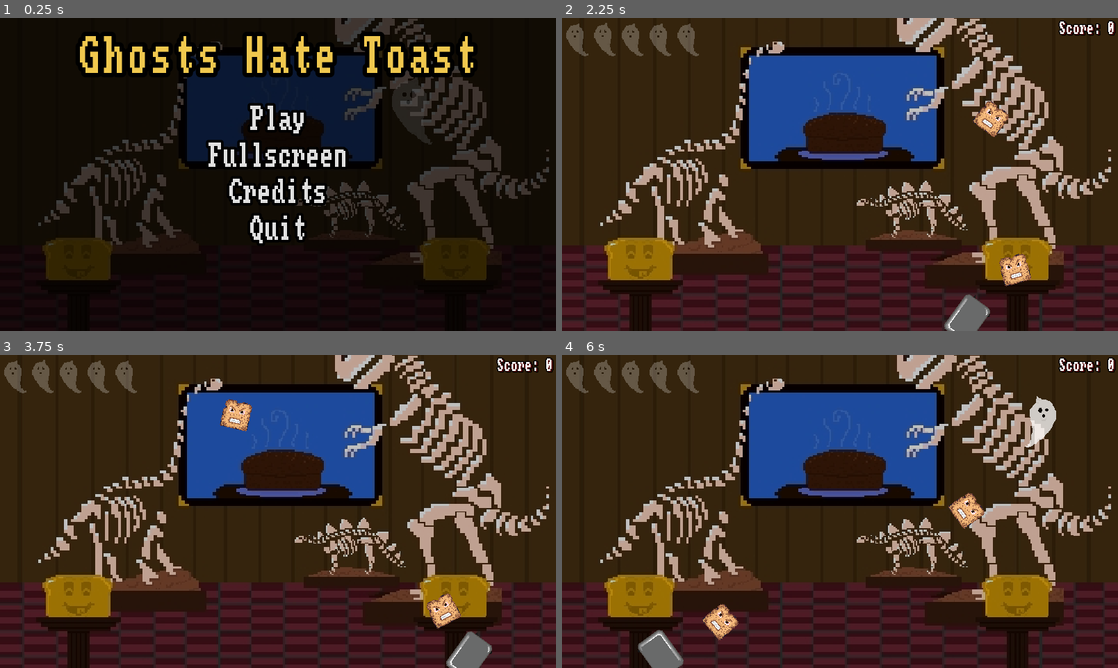
Above: before the commit, frames 1-4 (two rows, left to right).
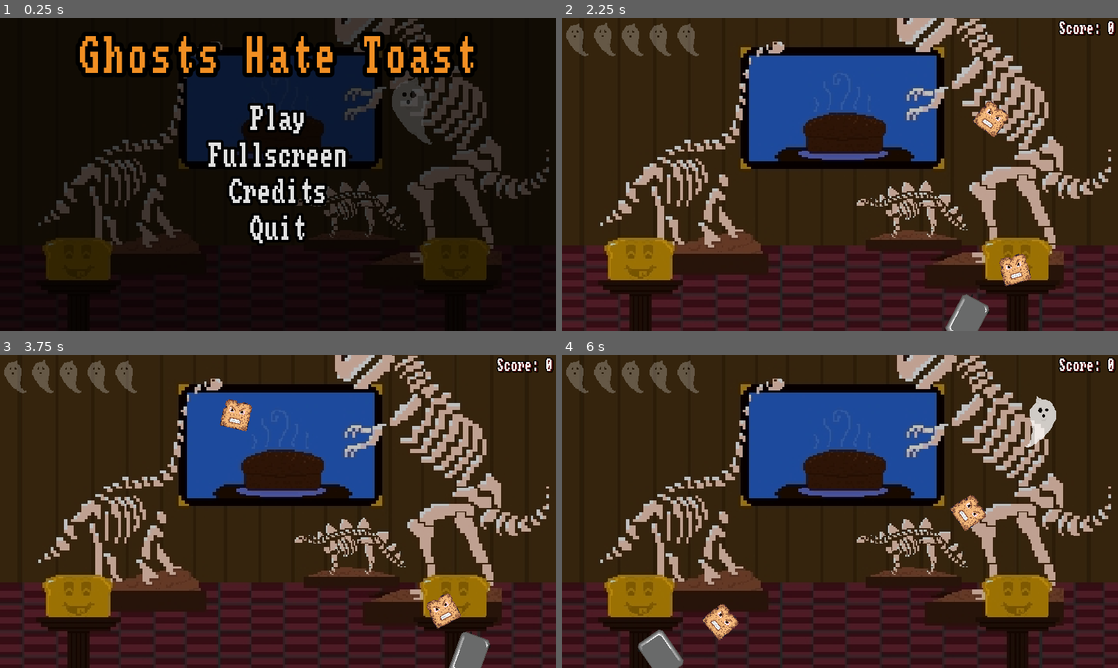
Above: after the commit, the same moments.

Repository: nisovin/GhostsHateToast
Game: Godot game, scene res://MainMenu.tscn
Two runs of this game, one before a commit and one after it. Both use one fixed random seed, a clock stepped at 60 frames per second and the inputs below.
Inputs (mouse positions are in pixels of both pictures, inside the frame that each line leads up to):
- Up to frame 1 (0.25 s): no input
- Up to frame 2 (2.25 s): click "Play" at 0.5 s; tap Enter at 1.25 s; move the mouse to (962, 158) at 1.27 s; hold D (move_right) 1.28-2.03 s; hold Space (fire) 1.28-2.03 s; move the mouse to (728, 190) at 2.02 s; hold A (move_left) from 2.03 s (still down); tap Space (fire) at 2.1 s
- Up to frame 3 (3.75 s): move the mouse to (333, 442) at 2.77 s; release A (move_left) at 2.78 s; hold Space (fire) 2.78-3.53 s; hold D (move_right) from 2.78 s (still down); tap Z at 2.85 s; move the mouse to (250, 574) at 3.52 s; tap Space (fire) at 3.6 s
- Up to frame 4 (6 s): move the mouse to (1006, 558) at 4.27 s; release D (move_right) at 4.28 s; hold Space (fire) 4.28-5.03 s; hold A (move_left) from 4.28 s (still down); move the mouse to (673, 464) at 5.02 s; tap Z at 5.1 s; tap Space (fire) at 5.3 s; move the mouse to (867, 511) at 5.77 s; hold Space (fire) from 5.78 s (still down)

The runs differ from the first frame. In frame 1, 2.6% of the frame differs, in the area x 14-86%, y 5-18%; in frame 2, 0.1%; in frame 3, 0.2%; in frame 4, 0.4%.

Commit message:
Release-ready

Diff:
--- a/project/Bread.gd
+++ b/project/Bread.gd
@@ -22,14 +22,7 @@
 
 func set_splitter():
 	splitter = true
-	modulate = Color.mediumpurple
-
-func set_dense():
-	damage *= 2
-	if splitter:
-		modulate = Color.purple
-	else:
-		modulate = Color.indianred
+	modulate = Color.cyan
 
 func _process(delta):
 	position += velocity * delta
--- a/project/G.gd
+++ b/project/G.gd
@@ -42,12 +42,12 @@
 }
 
 const powerup_database = [
-	{ "id": "two_slot", "weight": 12, "name": "Double Slot Toaster", "duration": 15 },
+	{ "id": "two_slot", "weight": 10, "name": "Double Slot Toaster", "duration": 15 },
 	{ "id": "triple", "weight": 3, "name": "Extra Toasters", "duration": 10 },
-	{ "id": "rapid_fire", "weight": 8, "name": "Quick Toast", "duration": 10 },
+	{ "id": "rapid_fire", "weight": 8, "name": "Quick Toast", "duration": 15 },
 	{ "id": "four_slot", "weight": 2, "name": "Quad Slot Toaster", "duration": 10 },
-	{ "id": "splitter", "weight": 5, "name": "Splitter Toast", "duration": 12 },
-	{ "id": "dense", "weight": 10, "name": "Bagels", "duration": 8 }
+	{ "id": "splitter", "weight": 5, "name": "Splitter Toast", "duration": 10 },
+	{ "id": "dense", "weight": 6, "name": "Bagels", "duration": 12 }
 ]
 
 const cheatcode_database = [
@@ -97,7 +97,7 @@
 	},
 	{ # small drop ghost
 		"sprite": 0,
-		"tint": Color.limegreen,
+		"tint": Color.blueviolet,
 		"weight": 10,
 		"after": 15,
 		"cd": 10,
@@ -129,7 +129,7 @@
 		"mult": 2.0,
 		"hp": 30,
 		"speed": 100,
-		"drop": 0.05,
+		"drop": 0.02,
 		"hurt_sounds": ["hurt4"],
 		"death_sounds": ["die1"]
 	},
@@ -137,11 +137,11 @@
 		"sprite": 2,
 		"weight": 10,
 		"after": 20,
-		"cd": 15,
+		"cd": 20,
 		"mult": 3,
 		"hp": 60,
 		"speed": 75,
-		"drop": 1,
+		"drop": 1.05,
 		"hurt_sounds": ["hurt5"],
 		"death_sounds": ["die3"]
 	},
@@ -152,9 +152,9 @@
 		"after": 30,
 		"cd": 30,
 		"mult": 6,
-		"hp": 150,
+		"hp": 120,
 		"speed": 50,
-		"drop": 1.5,
+		"drop": 1.4,
 		"hurt_sounds": ["hurt5"],
 		"death_sounds": ["die3"]
 	},
@@ -164,8 +164,8 @@
 		"weight": 3,
 		"after": 150,
 		"cd": 75,
-		"mult": 6,
-		"hp": 300,
+		"mult": 20,
+		"hp": 200,
 		"speed": 30,
 		"drop": 2,
 		"hurt_sounds": ["hurt5"],
--- a/project/Level.gd
+++ b/project/Level.gd
@@ -60,13 +60,13 @@
 	score += points
 	score_label.text = "Score: " + str(round(score))
 
-	if bread != null and not bread.free_kill and interval > 0.75:
+	if bread != null and not bread.free_kill and interval > 0.8:
 		if interval > 1.5:
-			interval -= 0.2 * mult
+			interval -= 0.2
 		else:
-			interval -= 0.1 * mult
-		if interval < 0.75:
-			interval = 0.75
+			interval -= 0.1
+		if interval < 0.8:
+			interval = 0.8
 
 	if ghost.data.has("drop"):
 		var drops = int(floor(ghost.data.drop))
@@ -81,7 +81,7 @@
 
 func spawn_powerup(position):
 	var powerup = G.Powerup.instance()
-	powerup.init(player.powerups)
+	powerup.init(player.powerups, get_tree().get_nodes_in_group("powerup"))
 	powerup.position = position
 	$ToastHolder.call_deferred("add_child", powerup)
 
--- a/project/Level.tscn
+++ b/project/Level.tscn
@@ -91,7 +91,7 @@
 one_shot = true
 
 [node name="DifficultyTimer" type="Timer" parent="."]
-wait_time = 45.0
+wait_time = 60.0
 autostart = true
 
 [node name="DeathZone" type="Area2D" parent="." groups=[
--- a/project/MainMenu.tscn
+++ b/project/MainMenu.tscn
@@ -67,7 +67,7 @@
 texture = ExtResource( 2 )
 
 [node name="Ghost" type="AnimatedSprite" parent="Node2D"]
-modulate = Color( 1, 1, 1, 0.341176 )
+modulate = Color( 1, 1, 1, 0.596078 )
 position = Vector2( 491.077, 111.685 )
 frames = SubResource( 7 )
 
@@ -84,7 +84,7 @@
 margin_top = 21.0
 margin_bottom = 83.0
 custom_fonts/font = SubResource( 8 )
-custom_colors/font_color = Color( 0.941176, 0.784314, 0.305882, 1 )
+custom_colors/font_color = Color( 0.945098, 0.560784, 0.137255, 1 )
 text = "Ghosts Hate Toast"
 align = 1
 __meta__ = {
--- a/project/Player.gd
+++ b/project/Player.gd
@@ -5,8 +5,8 @@
 const EDGE = 100
 const SPEED = 250
 const ROTATION_SPEED = 0.2
-const MIN_ROT = -PI * .80
-const MAX_ROT = -PI * .20
+const MIN_ROT = -PI * .90
+const MAX_ROT = -PI * .10
 const COOLDOWN_DURATION = 0.75
 
 var aim_mode = "M"
--- a/project/Powerup.gd
+++ b/project/Powerup.gd
@@ -4,16 +4,19 @@
 var rot_speed = 0
 var gone = false
 
-func init(player_has):
-	type = get_random_type(player_has)
+func init(player_has, falling_powerups):
+	type = get_random_type(player_has, falling_powerups)
 	rot_speed = rand_range(-3, 3)
-	print(rot_speed)
 
-func get_random_type(player_has):
+func get_random_type(player_has, falling_powerups):
 	var total = 0
 	var options = []
+	var falling = []
+	for f in falling_powerups:
+		if not f.gone and f.type:
+			falling.append(f.type.id)
 	for p in G.powerup_database:
-		if player_has[p.id] < p.duration / 2:
+		if player_has[p.id] < p.duration / 2 and not p.id in falling:
 			total += p.weight
 			options.append(p)
 	if options.size() == 0:
@@ -30,11 +33,12 @@
 func _process(delta):
 	if gone: return
 	position.y += 75 * delta
-	rotation += rot_speed * delta
+	#rotation += rot_speed * delta
 
 func _on_Powerup_area_entered(area):
 	if gone: return
 	gone = true
+	$CPUParticles2D.emitting = false
 	if area.is_in_group("deathzone"):
 		$Tween.interpolate_property(self, "global_position", global_position, global_position + Vector2(0, 50), 0.25, Tween.TRANS_QUAD, Tween.EASE_IN)
 		$Tween.interpolate_property(self, "modulate", Color.white, Color.transparent, 0.25)
--- a/project/Powerup.tscn
+++ b/project/Powerup.tscn
@@ -1,13 +1,55 @@
-[gd_scene load_steps=5 format=2]
+[gd_scene load_steps=15 format=2]
 
 [ext_resource path="res://Powerup.gd" type="Script" id=1]
 [ext_resource path="res://sounds/powerup_spawn.wav" type="AudioStream" id=2]
 [ext_resource path="res://sounds/powerup_pickup.wav" type="AudioStream" id=3]
+[ext_resource path="res://art/power_up.png" type="Texture" id=4]
 
 [sub_resource type="CircleShape2D" id=1]
-radius = 11.2467
+radius = 22.9824
 
-[node name="Powerup" type="Area2D"]
+[sub_resource type="Gradient" id=10]
+colors = PoolColorArray( 0.854902, 0.129412, 1, 1, 0.313726, 0, 0.447059, 0 )
+
+[sub_resource type="AtlasTexture" id=2]
+atlas = ExtResource( 4 )
+region = Rect2( 0, 0, 40, 40 )
+
+[sub_resource type="AtlasTexture" id=3]
+atlas = ExtResource( 4 )
+region = Rect2( 40, 0, 40, 40 )
+
+[sub_resource type="AtlasTexture" id=4]
+atlas = ExtResource( 4 )
+region = Rect2( 80, 0, 40, 40 )
+
+[sub_resource type="AtlasTexture" id=11]
+atlas = ExtResource( 4 )
+region = Rect2( 120, 0, 40, 40 )
+
+[sub_resource type="AtlasTexture" id=6]
+atlas = ExtResource( 4 )
+region = Rect2( 160, 0, 40, 40 )
+
+[sub_resource type="AtlasTexture" id=7]
+atlas = ExtResource( 4 )
+region = Rect2( 200, 0, 40, 40 )
+
+[sub_resource type="AtlasTexture" id=8]
+atlas = ExtResource( 4 )
+region = Rect2( 240, 0, 40, 40 )
+
+[sub_resource type="SpriteFrames" id=9]
+animations = [ {
+"frames": [ SubResource( 2 ), SubResource( 3 ), SubResource( 4 ), SubResource( 11 ), SubResource( 6 ), SubResource( 7 ), SubResource( 8 ) ],
+"loop": true,
+"name": "default",
+"speed": 10.0
+} ]
+
+[node name="Powerup" type="Area2D" groups=[
+"powerup",
+]]
 collision_layer = 64
 collision_mask = 160
 script = ExtResource( 1 )
@@ -15,9 +57,23 @@
 [node name="CollisionShape2D" type="CollisionShape2D" parent="."]
 shape = SubResource( 1 )
 
-[node name="Polygon2D" type="Polygon2D" parent="."]
-color = Color( 0, 1, 0.27451, 1 )
-polygon = PoolVector2Array( -10.1411, -7.97719, -0.191719, -3.21826, 5.9604, -7.68519, 2.95808, -1.0134, 8.96379, 6.45577, 1.85565, 2.92385, -3.38347, 8.75002, -2.55407, 1.19146 )
+[node name="CPUParticles2D" type="CPUParticles2D" parent="."]
+amount = 75
+lifetime = 4.0
+local_coords = false
+emission_shape = 1
+emission_sphere_radius = 8.0
+spread = 180.0
+gravity = Vector2( 0, 0 )
+initial_velocity = 15.0
+color_ramp = SubResource( 10 )
+hue_variation = 0.05
+hue_variation_random = 0.46
+
+[node name="AnimatedSprite" type="AnimatedSprite" parent="."]
+frames = SubResource( 9 )
+frame = 6
+playing = true
 
 [node name="SpawnSound" type="AudioStreamPlayer" parent="."]
 stream = ExtResource( 2 )
Binary file added: project/art/power_up.png
Not shown, added: project/art/power_up.png.import
Not shown, added: cover.png
Not shown, added: pagebg.jpg
